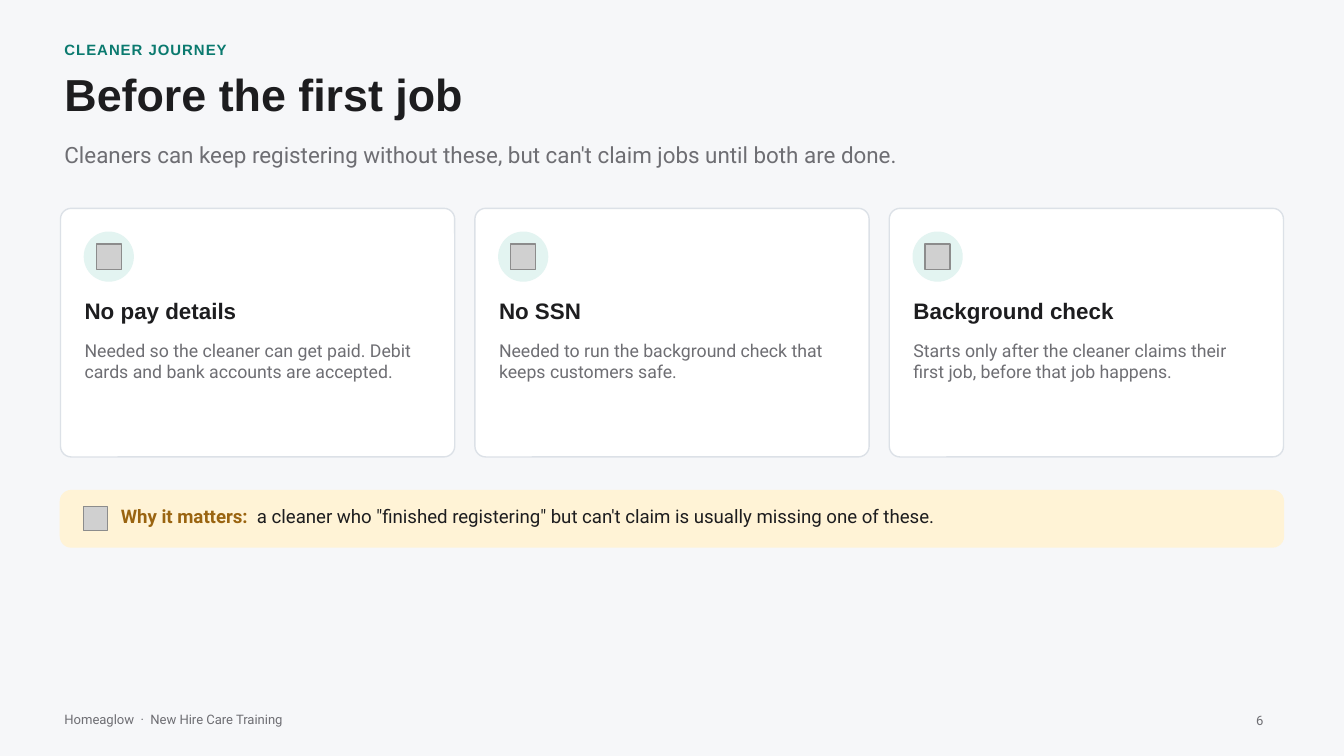
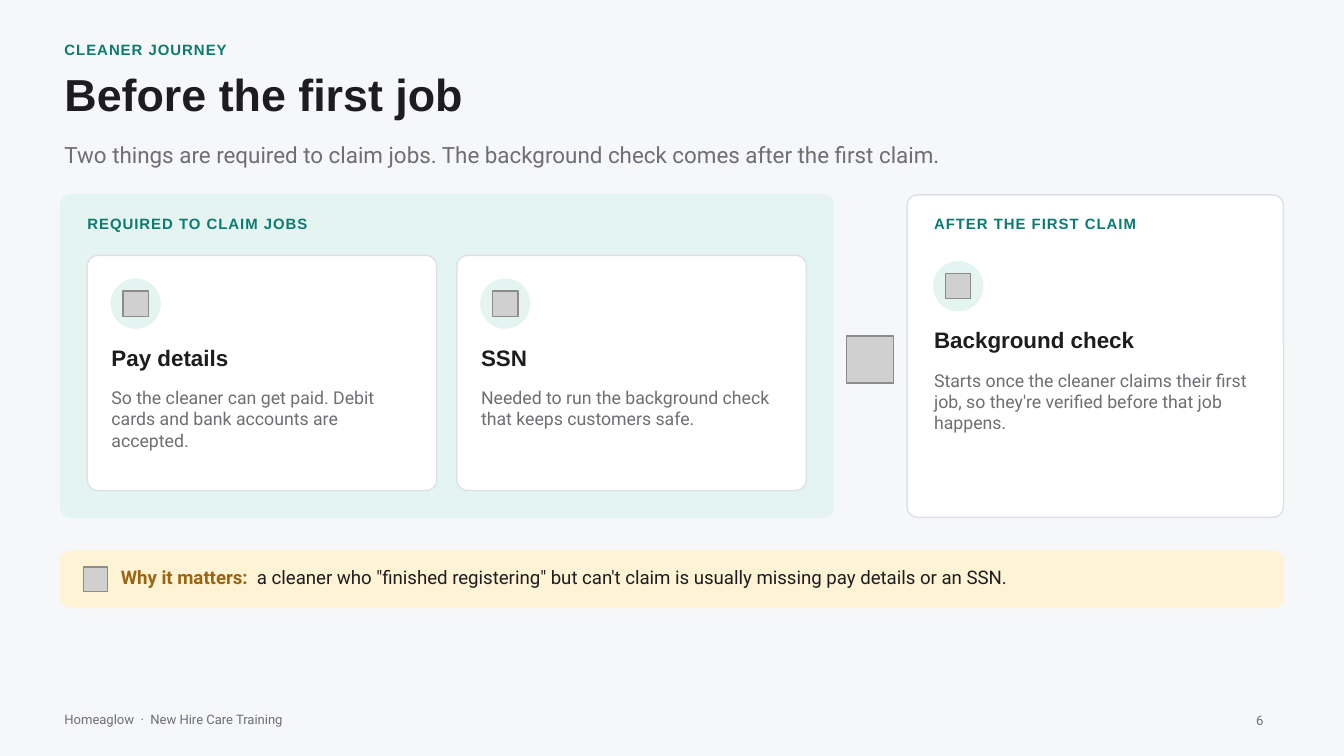
Before and after one commit to anjulimichelle/training, a slide deck: slide 6 of cleaner-foundations/cleaner-foundations-cp-crm.pptx. Drawn at 1344x756 pixels with LibreOffice and Linux fonts; fonts in the diff are those of the drawing; grey boxes stand for pictures. Boxes give left, top, right and bottom in pixels: in the first picture for what was removed or moved away, otherwise in the second. Text is boxed around its words. In the diff, an @@ line names an element or a change of style, - is before the commit and + after.

```diff
--- a/cleaner-foundations/cleaner-foundations-cp-crm.pptx
+++ b/cleaner-foundations/cleaner-foundations-cp-crm.pptx
@@ text at (64,146,939,168): text changed @@
-Cleaners can keep registering without these, but can't claim jobs until both are done.
+Two things are required to claim jobs. The background check comes after the first claim.
@@ rounded rectangle added at (60,195,833,517), fill #E3F4F1, outline #E3F4F1 0.75 pt @@
@@ rounded rectangle: place and size @@
-rounded rectangle at (890,208,1284,457)
+rounded rectangle at (907,195,1284,517)
@@ text added at (87,218,308,232), 8 pt, text #0B7A6F, bold @@
+REQUIRED TO CLAIM JOBS
@@ text added at (934,218,1136,229), 8 pt, text #0B7A6F, bold @@
+AFTER THE FIRST CLAIM
@@ rounded rectangle: place and size @@
-rounded rectangle at (60,208,454,457)
+rounded rectangle at (87,255,437,491)
@@ proportions changed in 3 elements at (907,195,1284,517), (87,255,437,491), (457,255,806,491) @@
@@ rounded rectangle: place and size @@
-rounded rectangle at (474,208,868,457)
+rounded rectangle at (457,255,806,491)
@@ ellipse: place and size @@
-ellipse at (914,233,962,281)
+ellipse at (934,262,982,310)
@@ ellipse: place and size @@
-ellipse at (85,233,133,281)
+ellipse at (112,280,160,328)
@@ picture: place and size @@
-picture at (97,245,122,270)
+picture at (124,292,149,317)
@@ ellipse: place and size @@
-ellipse at (499,233,547,281)
+ellipse at (481,280,530,328)
@@ picture: place and size @@
-picture at (511,245,536,270)
+picture at (493,292,519,317)
@@ picture: place and size @@
-picture at (925,245,950,270)
+picture at (946,274,972,300)
@@ text "Background check": place and size @@
-text "Background check" at (913,302,1113,324)
+text "Background check" at (934,331,1134,353)
@@ text at (111,349,228,371): text changed @@
-No pay details
+Pay details
@@ text at (481,350,527,367): text changed @@
-No SSN
+SSN
@@ picture added at (847,336,894,383) @@
@@ text "Needed to run the background ..." rewrapped from (499,343,823,382) to (481,390,770,429) @@
@@ text at (934,373,1247,433): text changed @@
-Starts only after the cleaner claims their first job, before that job happens.
+Starts once the cleaner claims their first job, so they're verified before that job happens.
@@ text at (111,390,374,451): text changed @@
-Needed so the cleaner can get paid. Debit cards and bank accounts are accepted.
+So the cleaner can get paid. Debit cards and bank accounts are accepted.
@@ rounded rectangle: place and size @@
-rounded rectangle at (60,491,1284,547)
+rounded rectangle at (60,551,1284,607)
@@ picture: place and size @@
-picture at (83,507,108,531)
+picture at (83,567,108,591)
@@ text at (121,570,1007,588): text changed @@
-Why it matters: a cleaner who "finished registering" but can't claim is usually missing one of these.
+Why it matters: a cleaner who "finished registering" but can't claim is usually missing pay details or an SSN.
```
Also in this commit, not shown: 1 other file.
